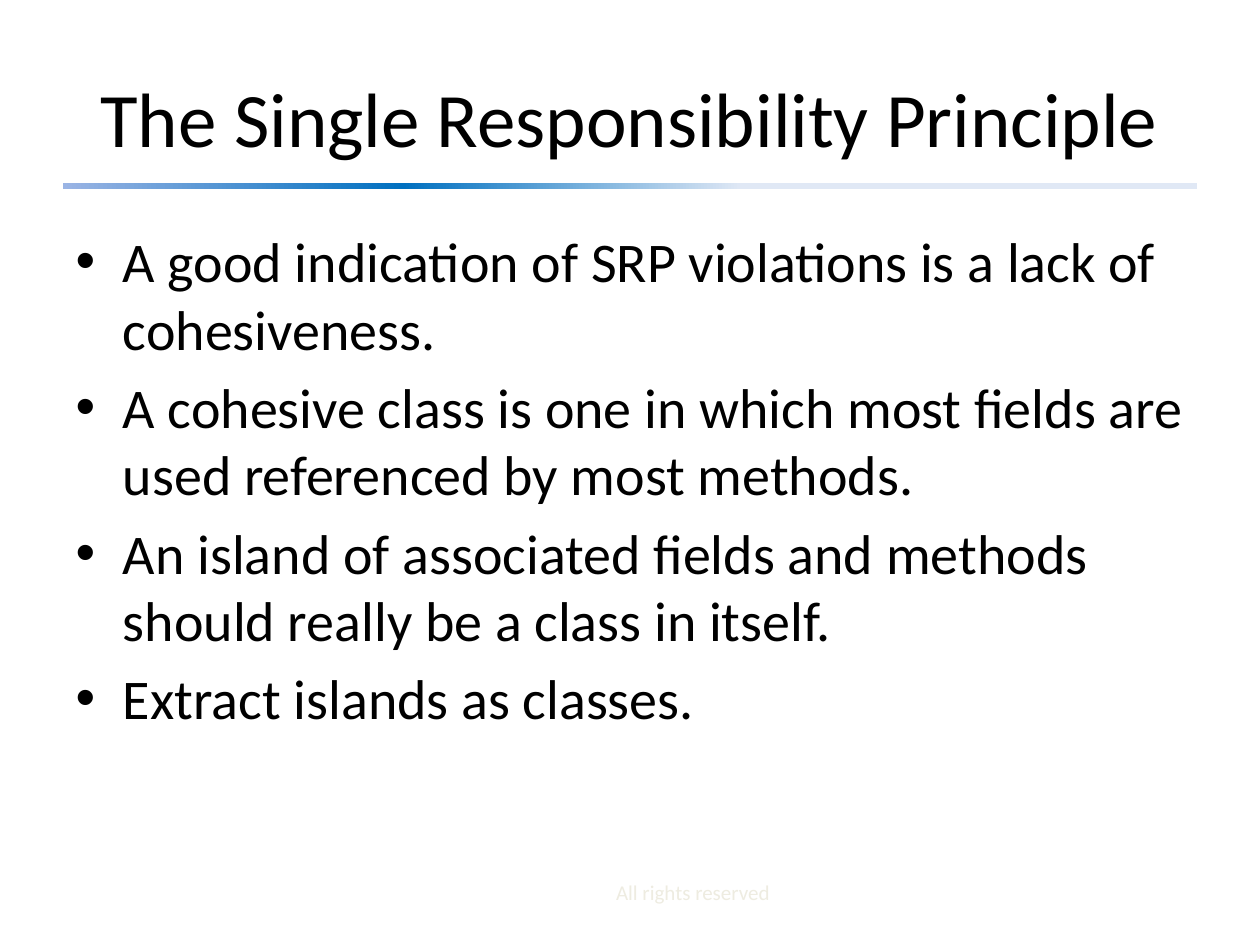
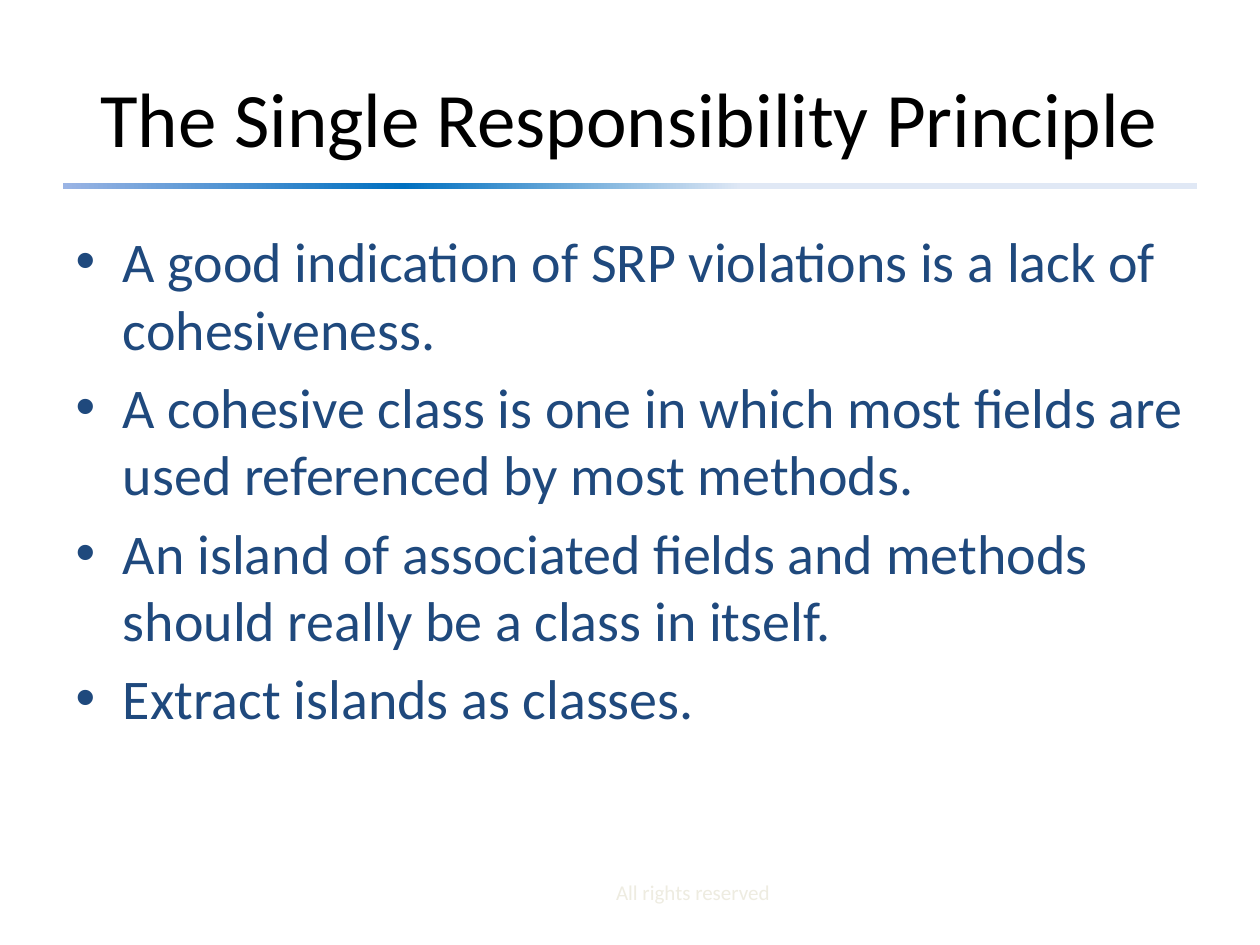
Before and after one commit to david-sackstein/solid-c-cpp, a slide deck: slide 12 of Module 1 - Principles You Need to Know.pptx (slide 11 before the commit). Drawn at 1260x945 pixels with LibreOffice and Linux fonts; fonts in the diff are those of the drawing. Boxes give left, top, right and bottom in pixels: in the first picture for what was removed or moved away, otherwise in the second. Text is boxed around its words. In the diff, an @@ line names an element or a change of style, - is before the commit and + after.

```diff
--- a/Module 1 - Principles You Need to Know.pptx
+++ b/Module 1 - Principles You Need to Know.pptx
@@ text "A good indication of SRP ..." at box(123, 243, 1182, 720): text colour #000000 to #1F497D @@
```
Also in this commit, not shown: 8 other slides changed, 1 slide added, 3 other files.
